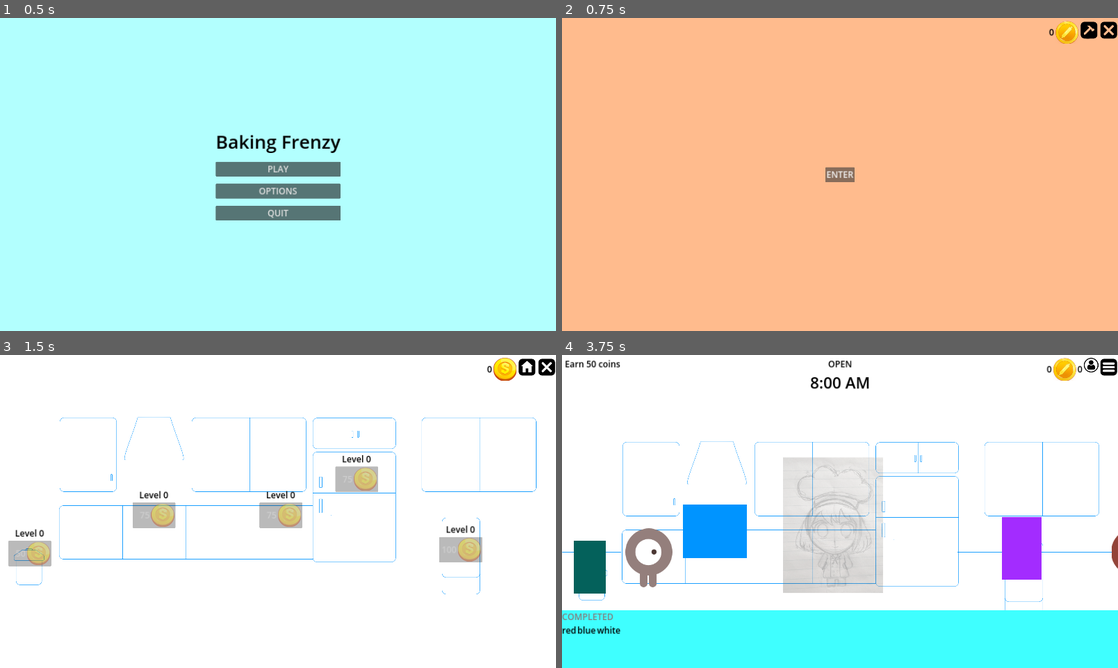
Above: before the commit, frames 1-4 (two rows, left to right).
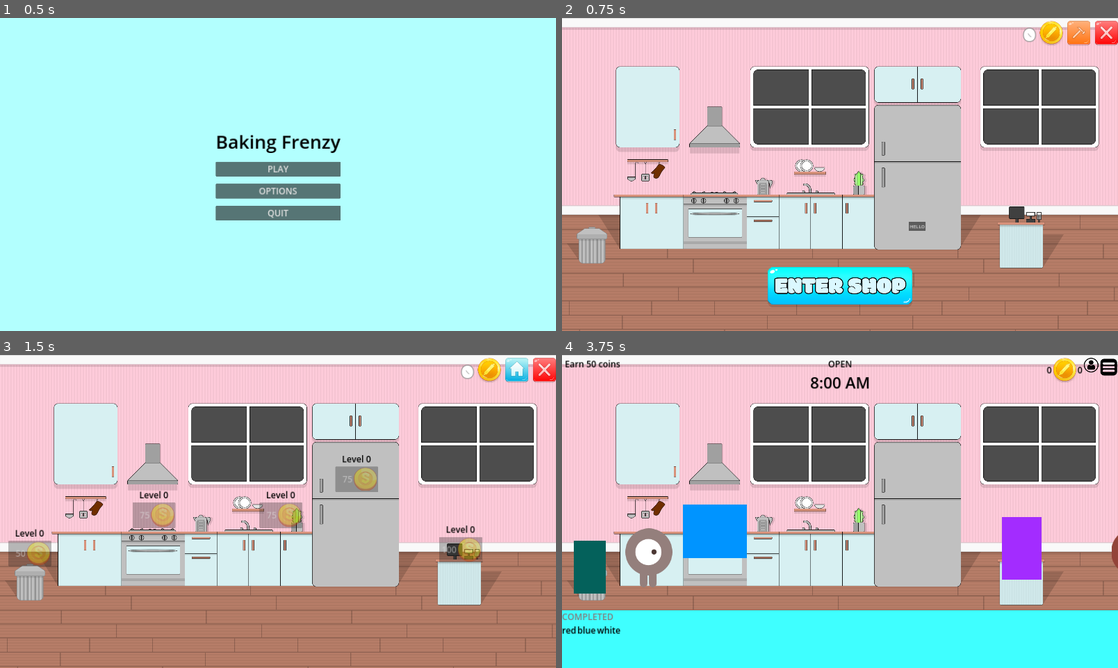
Above: after the commit, the same moments.

Repository: anj0la/BakingFrenzy
Game: Godot game, scene res://scenes/MainMenu.tscn
Same seed, same stepped clock (60 frames per second), same inputs: the game is played once before the commit and once after it. The project has no main scene, so this scene is started directly.
Inputs (mouse positions are in pixels of both pictures, inside the frame that each line leads up to; where the layout moved, square brackets give the same spot in the first picture):
- Up to frame 1 (0.5 s): no input
- Up to frame 2 (0.75 s): click "PLAY" at 0.5 s
- Up to frame 3 (1.5 s): click (517, 373) [528, 370] at 1.25 s
- Up to frame 4 (3.75 s): click (1079, 373) [1090, 370] at 2 s; click (840, 624) [840, 511] at 2.75 s; click "1" at 3.5 s

Frame 1 is identical in both runs. In frame 2, 100% of the frame differs, in the area x 0-100%, y 0-100%; in frame 3, 94%; in frame 4, 70%.

Commit message:
Updated level selection menu! Looking good so far.

Diff:
--- a/scenes/BakeryHub.tscn
+++ b/scenes/BakeryHub.tscn
@@ -1,10 +1,14 @@
-[gd_scene load_steps=6 format=3 uid="uid://cyawmxyy2slrs"]
+[gd_scene load_steps=10 format=3 uid="uid://cyawmxyy2slrs"]
 
 [ext_resource type="Script" path="res://BakeryHub.gd" id="1_gyl1f"]
 [ext_resource type="Resource" uid="uid://cfbsynjsw6ejt" path="res://resources/GameStats.tres" id="2_h4aom"]
+[ext_resource type="Texture2D" uid="uid://cns8anoy8ce7v" path="res://art/game_background_coloring.png" id="3_5en42"]
 [ext_resource type="Texture2D" uid="uid://bln6pr4hv72lf" path="res://art/bakery_coin.png" id="3_wy641"]
-[ext_resource type="Texture2D" uid="uid://dkrbt2piibats" path="res://art/build_icon.png" id="4_l26sq"]
-[ext_resource type="Texture2D" uid="uid://qbyx7brg113i" path="res://art/close_icon.png" id="5_jotiy"]
+[ext_resource type="Texture2D" uid="uid://ban2sebxm6gxu" path="res://art/enter_shop_button.png" id="4_8m8ki"]
+[ext_resource type="Texture2D" uid="uid://dw8pmqut844o3" path="res://art/build_button_80x80.png" id="4_fwadh"]
+[ext_resource type="Texture2D" uid="uid://fljjue430n1h" path="res://art/close_button_80x80.png" id="5_gego5"]
+[ext_resource type="Texture2D" uid="uid://dabms05ah0fau" path="res://art/highlighted_enter_shop_button.png" id="5_m8mo3"]
+[ext_resource type="FontFile" uid="uid://b0ws8x23iavyc" path="res://fonts/Modak-Regular.ttf" id="7_brrd7"]
 
 [node name="BakeryHub" type="Control"]
 layout_mode = 3
@@ -16,29 +20,47 @@
 script = ExtResource("1_gyl1f")
 game_stats = ExtResource("2_h4aom")
 
-[node name="ColorRect" type="ColorRect" parent="."]
+[node name="BakeryBackground" type="TextureRect" parent="."]
 layout_mode = 1
 anchors_preset = 15
 anchor_right = 1.0
 anchor_bottom = 1.0
 grow_horizontal = 2
 grow_vertical = 2
-color = Color(1, 0.733333, 0.552941, 1)
+texture = ExtResource("3_5en42")
+
+[node name="LevelSelectionButton" type="TextureButton" parent="."]
+layout_mode = 1
+anchors_preset = -1
+anchor_left = 0.5
+anchor_top = 0.925
+anchor_right = 0.5
+anchor_bottom = 0.925
+offset_left = -248.0
+offset_top = -129.0
+offset_right = 248.0
+grow_horizontal = 2
+grow_vertical = 0
+texture_normal = ExtResource("4_8m8ki")
+texture_hover = ExtResource("5_m8mo3")
 
 [node name="MenuStatsContainer" type="HBoxContainer" parent="."]
 layout_mode = 1
 anchors_preset = 1
 anchor_left = 1.0
 anchor_right = 1.0
-offset_left = -216.0
+offset_left = -326.0
 offset_top = 10.0
-offset_bottom = 74.0
+offset_bottom = 116.0
 grow_horizontal = 0
+theme_override_constants/separation = 15
 
 [node name="Coins" type="Label" parent="MenuStatsContainer"]
 layout_mode = 2
-theme_override_colors/font_color = Color(0, 0, 0, 1)
-theme_override_font_sizes/font_size = 30
+theme_override_colors/font_outline_color = Color(0.517184, 0.517184, 0.517184, 1)
+theme_override_constants/outline_size = 10
+theme_override_fonts/font = ExtResource("7_brrd7")
+theme_override_font_sizes/font_size = 70
 text = "0"
 
 [node name="CoinsImage" type="TextureRect" parent="MenuStatsContainer"]
@@ -48,28 +70,19 @@
 
 [node name="UpgradeButton" type="TextureButton" parent="MenuStatsContainer"]
 layout_mode = 2
-texture_normal = ExtResource("4_l26sq")
+texture_normal = ExtResource("4_fwadh")
 
 [node name="CloseButton" type="TextureButton" parent="MenuStatsContainer"]
 layout_mode = 2
-texture_normal = ExtResource("5_jotiy")
+texture_normal = ExtResource("5_gego5")
 
-[node name="LevelSelectionButton" type="Button" parent="."]
-layout_mode = 1
-anchors_preset = 8
-anchor_left = 0.5
-anchor_top = 0.5
-anchor_right = 0.5
-anchor_bottom = 0.5
-offset_left = -50.5
-offset_top = -25.0
-offset_right = 50.5
-offset_bottom = 25.0
-grow_horizontal = 2
-grow_vertical = 2
-theme_override_font_sizes/font_size = 30
-text = "ENTER"
+[node name="Button" type="Button" parent="."]
+layout_mode = 0
+offset_left = 1197.0
+offset_top = 703.0
+offset_right = 1256.0
+offset_bottom = 734.0
+text = "HELLO"
 
+[connection signal="pressed" from="LevelSelectionButton" to="." method="_on_level_selection_button_pressed"]
 [connection signal="pressed" from="MenuStatsContainer/UpgradeButton" to="." method="_on_upgrade_button_pressed"]
-[connection signal="pressed" from="MenuStatsContainer/CloseButton" to="." method="_on_close_button_pressed"]
-[connection signal="pressed" from="LevelSelectionButton" to="." method="_on_level_selection_button_pressed"]
--- a/scenes/Game.tscn
+++ b/scenes/Game.tscn
@@ -5,7 +5,7 @@
 [ext_resource type="PackedScene" uid="uid://du048arfkmk7" path="res://scenes/Player.tscn" id="3_5vw5y"]
 [ext_resource type="PackedScene" uid="uid://bgdmk5wd6i8uo" path="res://scenes/NPC.tscn" id="3_eot5w"]
 [ext_resource type="Resource" uid="uid://cfbsynjsw6ejt" path="res://resources/GameStats.tres" id="3_g56op"]
-[ext_resource type="Texture2D" uid="uid://cp4wjueo4f4t5" path="res://art/new_game_background.png" id="4_0aofs"]
+[ext_resource type="Texture2D" uid="uid://cns8anoy8ce7v" path="res://art/game_background_coloring.png" id="4_4w3xo"]
 [ext_resource type="PackedScene" uid="uid://dv4baml1twpu2" path="res://scenes/Oven.tscn" id="6_8y440"]
 [ext_resource type="PackedScene" uid="uid://wm64m4p8ix3d" path="res://scenes/SaleCounter.tscn" id="7_pwdfb"]
 [ext_resource type="PackedScene" uid="uid://dqfwvvi6rb8gb" path="res://scenes/HUD.tscn" id="8_660gl"]
@@ -27,9 +27,13 @@
 ingredient_scene = ExtResource("2_8ut5c")
 game_stats = ExtResource("3_g56op")
 
-[node name="Sprite2D" type="Sprite2D" parent="."]
-position = Vector2(960, 540)
-texture = ExtResource("4_0aofs")
+[node name="BakeryBackground" type="TextureRect" parent="."]
+anchors_preset = 15
+anchor_right = 1.0
+anchor_bottom = 1.0
+grow_horizontal = 2
+grow_vertical = 2
+texture = ExtResource("4_4w3xo")
 
 [node name="Floor" type="StaticBody2D" parent="."]
 position = Vector2(-8, 0)
--- a/scenes/LevelSelectionMenu.tscn
+++ b/scenes/LevelSelectionMenu.tscn
@@ -1,9 +1,14 @@
-[gd_scene load_steps=5 format=3 uid="uid://f5df00tq3x2u"]
+[gd_scene load_steps=10 format=3 uid="uid://f5df00tq3x2u"]
 
 [ext_resource type="Script" path="res://scripts/LevelSelectionMenu.gd" id="1_ahqkm"]
 [ext_resource type="Resource" uid="uid://cfbsynjsw6ejt" path="res://resources/GameStats.tres" id="2_yak52"]
 [ext_resource type="Texture2D" uid="uid://bwkjn3p5dcsvh" path="res://art/right_arrow_game_over.png" id="3_60ya5"]
+[ext_resource type="Texture2D" uid="uid://cyh37ioo5067j" path="res://art/level_selection_menu.png" id="3_nrnum"]
+[ext_resource type="Texture2D" uid="uid://dbunou3adffmn" path="res://art/0_stars_unlocked_button.png" id="4_2x15x"]
 [ext_resource type="Texture2D" uid="uid://3ntlyreascun" path="res://art/home_button_game_over.png" id="4_gibvi"]
+[ext_resource type="Texture2D" uid="uid://70gr7hx3s2cm" path="res://art/0_stars_locked_button.png" id="5_nb77f"]
+[ext_resource type="Texture2D" uid="uid://3d8bgnahw1ns" path="res://art/0_stars_unlocked__selected_button.png" id="5_y1gwv"]
+[ext_resource type="FontFile" uid="uid://b0ws8x23iavyc" path="res://fonts/Modak-Regular.ttf" id="6_7omk5"]
 
 [node name="LevelSelectionMenu" type="Control"]
 layout_mode = 3
@@ -15,103 +20,244 @@
 script = ExtResource("1_ahqkm")
 game_stats = ExtResource("2_yak52")
 
-[node name="ColorRect" type="ColorRect" parent="."]
-layout_mode = 1
-anchors_preset = 8
-anchor_left = 0.5
-anchor_top = 0.5
-anchor_right = 0.5
-anchor_bottom = 0.5
-offset_left = -576.0
+[node name="LevelMenuTexture" type="TextureRect" parent="."]
+layout_mode = 1
+anchors_preset = 8
+anchor_left = 0.5
+anchor_top = 0.5
+anchor_right = 0.5
+anchor_bottom = 0.5
+offset_left = -987.0
+offset_top = -540.0
+offset_right = 933.0
+offset_bottom = 540.0
+grow_horizontal = 2
+grow_vertical = 2
+texture = ExtResource("3_nrnum")
+
+[node name="LevelGridContainer" type="GridContainer" parent="."]
+layout_mode = 1
+anchors_preset = -1
+anchor_left = 0.5
+anchor_top = 0.625
+anchor_right = 0.5
+anchor_bottom = 0.625
+offset_left = -430.0
 offset_top = -324.0
-offset_right = 576.0
-offset_bottom = 324.0
-grow_horizontal = 2
-grow_vertical = 2
-color = Color(1, 0.666667, 0.698039, 1)
-
-[node name="LevelGridContainer" type="GridContainer" parent="."]
-layout_mode = 1
-anchors_preset = 8
-anchor_left = 0.5
-anchor_top = 0.5
-anchor_right = 0.5
-anchor_bottom = 0.5
-offset_left = -375.0
-offset_top = -324.0
-offset_right = 375.0
-offset_bottom = 324.0
+offset_right = 430.0
+offset_bottom = 104.0
 grow_horizontal = 2
 grow_vertical = 2
 theme_override_constants/h_separation = 20
+theme_override_constants/v_separation = 20
 columns = 4
 
-[node name="Level1" type="Button" parent="LevelGridContainer"]
-layout_mode = 2
-theme_override_font_sizes/font_size = 150
-text = " 1 "
-
-[node name="Level2" type="Button" parent="LevelGridContainer"]
-layout_mode = 2
-theme_override_font_sizes/font_size = 150
-text = " 2 "
-
-[node name="Level3" type="Button" parent="LevelGridContainer"]
-layout_mode = 2
-theme_override_font_sizes/font_size = 150
-text = " 3 "
-
-[node name="Level4" type="Button" parent="LevelGridContainer"]
-layout_mode = 2
-theme_override_font_sizes/font_size = 150
-text = " 4 "
-
-[node name="Level5" type="Button" parent="LevelGridContainer"]
-layout_mode = 2
-theme_override_font_sizes/font_size = 150
-text = " 5 "
-
-[node name="Level6" type="Button" parent="LevelGridContainer"]
-layout_mode = 2
-theme_override_font_sizes/font_size = 150
-text = " 6 "
-
-[node name="Level7" type="Button" parent="LevelGridContainer"]
-layout_mode = 2
-theme_override_font_sizes/font_size = 150
-text = " 7 "
-
-[node name="Level8" type="Button" parent="LevelGridContainer"]
-layout_mode = 2
-theme_override_font_sizes/font_size = 150
-text = " 8 "
-
-[node name="Level9" type="Button" parent="LevelGridContainer"]
-layout_mode = 2
-theme_override_font_sizes/font_size = 150
-text = " 9 "
-
-[node name="Level10" type="Button" parent="LevelGridContainer"]
-layout_mode = 2
-theme_override_font_sizes/font_size = 150
-text = "10"
-
-[node name="Level11" type="Button" parent="LevelGridContainer"]
-layout_mode = 2
-theme_override_font_sizes/font_size = 150
-text = "11"
-
-[node name="Level12" type="Button" parent="LevelGridContainer"]
-layout_mode = 2
-theme_override_font_sizes/font_size = 150
-text = "12"
+[node name="Level1" type="TextureButton" parent="LevelGridContainer"]
+layout_mode = 2
+texture_normal = ExtResource("4_2x15x")
+texture_hover = ExtResource("5_y1gwv")
+texture_disabled = ExtResource("5_nb77f")
+
+[node name="LevelLabel" type="Label" parent="LevelGridContainer/Level1"]
+layout_mode = 1
+anchors_preset = 8
+anchor_left = 0.5
+anchor_top = 0.5
+anchor_right = 0.5
+anchor_bottom = 0.5
+offset_left = -20.0
+offset_top = -76.0
+offset_right = 20.0
+offset_bottom = 76.0
+grow_horizontal = 2
+grow_vertical = 2
+theme_override_constants/outline_size = 10
+theme_override_fonts/font = ExtResource("6_7omk5")
+theme_override_font_sizes/font_size = 100
+text = "1"
+horizontal_alignment = 1
+
+[node name="Level2" type="TextureButton" parent="LevelGridContainer"]
+layout_mode = 2
+texture_normal = ExtResource("4_2x15x")
+texture_hover = ExtResource("5_y1gwv")
+texture_disabled = ExtResource("5_nb77f")
+
+[node name="LevelLabel" type="Label" parent="LevelGridContainer/Level2"]
+layout_mode = 1
+anchors_preset = 8
+anchor_left = 0.5
+anchor_top = 0.5
+anchor_right = 0.5
+anchor_bottom = 0.5
+offset_left = -20.0
+offset_top = -76.0
+offset_right = 20.0
+offset_bottom = 76.0
+grow_horizontal = 2
+grow_vertical = 2
+theme_override_constants/outline_size = 10
+theme_override_fonts/font = ExtResource("6_7omk5")
+theme_override_font_sizes/font_size = 100
+text = "2"
+horizontal_alignment = 1
+
+[node name="Level3" type="TextureButton" parent="LevelGridContainer"]
+layout_mode = 2
+texture_normal = ExtResource("4_2x15x")
+texture_hover = ExtResource("5_y1gwv")
+texture_disabled = ExtResource("5_nb77f")
+
+[node name="LevelLabel" type="Label" parent="LevelGridContainer/Level3"]
+layout_mode = 1
+anchors_preset = 8
+anchor_left = 0.5
+anchor_top = 0.5
+anchor_right = 0.5
+anchor_bottom = 0.5
+offset_left = -20.0
+offset_top = -76.0
+offset_right = 20.0
+offset_bottom = 76.0
+grow_horizontal = 2
+grow_vertical = 2
+theme_override_constants/outline_size = 10
+theme_override_fonts/font = ExtResource("6_7omk5")
+theme_override_font_sizes/font_size = 100
+text = "3"
+horizontal_alignment = 1
+
+[node name="Level4" type="TextureButton" parent="LevelGridContainer"]
+layout_mode = 2
+texture_normal = ExtResource("4_2x15x")
+texture_hover = ExtResource("5_y1gwv")
+texture_disabled = ExtResource("5_nb77f")
+
+[node name="LevelLabel" type="Label" parent="LevelGridContainer/Level4"]
+layout_mode = 1
+anchors_preset = 8
+anchor_left = 0.5
+anchor_top = 0.5
+anchor_right = 0.5
+anchor_bottom = 0.5
+offset_left = -20.0
+offset_top = -76.0
+offset_right = 20.0
+offset_bottom = 76.0
+grow_horizontal = 2
+grow_vertical = 2
+theme_override_constants/outline_size = 10
+theme_override_fonts/font = ExtResource("6_7omk5")
+theme_override_font_sizes/font_size = 100
+text = "4"
+horizontal_alignment = 1
+
+[node name="Level5" type="TextureButton" parent="LevelGridContainer"]
+layout_mode = 2
+texture_normal = ExtResource("4_2x15x")
+texture_hover = ExtResource("5_y1gwv")
+texture_disabled = ExtResource("5_nb77f")
+
+[node name="LevelLabel" type="Label" parent="LevelGridContainer/Level5"]
+layout_mode = 1
+anchors_preset = 8
+anchor_left = 0.5
+anchor_top = 0.5
+anchor_right = 0.5
+anchor_bottom = 0.5
+offset_left = -20.0
+offset_top = -76.0
+offset_right = 20.0
+offset_bottom = 76.0
+grow_horizontal = 2
+grow_vertical = 2
+theme_override_constants/outline_size = 10
+theme_override_fonts/font = ExtResource("6_7omk5")
+theme_override_font_sizes/font_size = 100
+text = "5"
+horizontal_alignment = 1
+
+[node name="Level6" type="TextureButton" parent="LevelGridContainer"]
+layout_mode = 2
+texture_normal = ExtResource("4_2x15x")
+texture_hover = ExtResource("5_y1gwv")
+texture_disabled = ExtResource("5_nb77f")
+
+[node name="LevelLabel" type="Label" parent="LevelGridContainer/Level6"]
+layout_mode = 1
+anchors_preset = 8
+anchor_left = 0.5
+anchor_top = 0.5
+anchor_right = 0.5
+anchor_bottom = 0.5
+offset_left = -20.0
+offset_top = -76.0
+offset_right = 20.0
+offset_bottom = 76.0
+grow_horizontal = 2
+grow_vertical = 2
+theme_override_constants/outline_size = 10
+theme_override_fonts/font = ExtResource("6_7omk5")
+theme_override_font_sizes/font_size = 100
+text = "6"
+horizontal_alignment = 1
+
+[node name="Level7" type="TextureButton" parent="LevelGridContainer"]
+layout_mode = 2
+texture_normal = ExtResource("4_2x15x")
+texture_hover = ExtResource("5_y1gwv")
+texture_disabled = ExtResource("5_nb77f")
+
+[node name="LevelLabel" type="Label" parent="LevelGridContainer/Level7"]
+layout_mode = 1
+anchors_preset = 8
+anchor_left = 0.5
+anchor_top = 0.5
+anchor_right = 0.5
+anchor_bottom = 0.5
+offset_left = -20.0
+offset_top = -76.0
+offset_right = 20.0
+offset_bottom = 76.0
+grow_horizontal = 2
+grow_vertical = 2
+theme_override_constants/outline_size = 10
+theme_override_fonts/font = ExtResource("6_7omk5")
+theme_override_font_sizes/font_size = 100
+text = "7"
+horizontal_alignment = 1
+
+[node name="Level8" type="TextureButton" parent="LevelGridContainer"]
+layout_mode = 2
+texture_normal = ExtResource("4_2x15x")
+texture_hover = ExtResource("5_y1gwv")
+texture_disabled = ExtResource("5_nb77f")
+
+[node name="LevelLabel" type="Label" parent="LevelGridContainer/Level8"]
+layout_mode = 1
+anchors_preset = 8
+anchor_left = 0.5
+anchor_top = 0.5
+anchor_right = 0.5
+anchor_bottom = 0.5
+offset_left = -20.0
+offset_top = -76.0
+offset_right = 20.0
+offset_bottom = 76.0
+grow_horizontal = 2
+grow_vertical = 2
+theme_override_constants/outline_size = 10
+theme_override_fonts/font = ExtResource("6_7omk5")
+theme_override_font_sizes/font_size = 100
+text = "8"
+horizontal_alignment = 1
 
 [node name="NextButton" type="TextureButton" parent="."]
 layout_mode = 1
 anchors_preset = -1
-anchor_left = 0.75
-anchor_top = 0.5
-anchor_right = 0.75
+anchor_left = 0.8
+anchor_top = 0.5
+anchor_right = 0.8
 anchor_bottom = 0.5
 offset_left = -64.0
 offset_top = -32.0
@@ -123,7 +269,7 @@
 [node name="PrevButton" type="TextureButton" parent="."]
 layout_mode = 1
 anchors_preset = -1
-anchor_left = 0.25
+anchor_left = 0.2
 anchor_top = 0.5
 anchor_right = 0.25
 anchor_bottom = 0.5
@@ -138,9 +284,9 @@
 layout_mode = 1
 anchors_preset = -1
 anchor_left = 0.5
-anchor_top = 0.9
-anchor_right = 0.5
-anchor_bottom = 0.9
+anchor_top = 0.85
+anchor_right = 0.5
+anchor_bottom = 0.85
 offset_left = -32.0
 offset_top = -64.0
 offset_right = 32.0
@@ -148,4 +294,21 @@
 grow_vertical = 0
 texture_normal = ExtResource("4_gibvi")
 
+[node name="Label" type="Label" parent="."]
+layout_mode = 1
+anchors_preset = -1
+anchor_left = 0.5
+anchor_top = 0.09
+anchor_right = 0.5
+anchor_bottom = 0.09
+offset_left = -407.5
+offset_right = 407.5
+offset_bottom = 167.0
+grow_horizontal = 2
+theme_override_constants/outline_size = 10
+theme_override_fonts/font = ExtResource("6_7omk5")
+theme_override_font_sizes/font_size = 110
+text = "SELECT LEVEL"
+horizontal_alignment = 1
+
 [connection signal="pressed" from="HomeButton" to="." method="_on_home_button_pressed"]
--- a/scenes/UpgradeHub.tscn
+++ b/scenes/UpgradeHub.tscn
@@ -1,11 +1,13 @@
-[gd_scene load_steps=7 format=3 uid="uid://cis7biqpxt55a"]
-
-[ext_resource type="Texture2D" uid="uid://cl3afyaiaw7yt" path="res://art/game_background_outline.png" id="1_7nonl"]
+[gd_scene load_steps=9 format=3 uid="uid://cis7biqpxt55a"]
+
 [ext_resource type="Script" path="res://scripts/UpgradeHub.gd" id="1_hbg0o"]
 [ext_resource type="Resource" uid="uid://cfbsynjsw6ejt" path="res://resources/GameStats.tres" id="2_jss0f"]
+[ext_resource type="Texture2D" uid="uid://cns8anoy8ce7v" path="res://art/game_background_coloring.png" id="3_uugsp"]
 [ext_resource type="Texture2D" uid="uid://dmd8bi6t15j6f" path="res://art/gold_coin.png" id="4_rq02n"]
-[ext_resource type="Texture2D" uid="uid://ctsnd2j2xy65y" path="res://art/home.png" id="5_bq0pg"]
-[ext_resource type="Texture2D" uid="uid://qbyx7brg113i" path="res://art/close_icon.png" id="6_54jms"]
+[ext_resource type="Texture2D" uid="uid://bln6pr4hv72lf" path="res://art/bakery_coin.png" id="5_3oheu"]
+[ext_resource type="FontFile" uid="uid://b0ws8x23iavyc" path="res://fonts/Modak-Regular.ttf" id="5_r0pqc"]
+[ext_resource type="Texture2D" uid="uid://cyxpmp222tju5" path="res://art/home_button_80x80.png" id="6_vjr2r"]
+[ext_resource type="Texture2D" uid="uid://fljjue430n1h" path="res://art/close_button_80x80.png" id="7_26v7c"]
 
 [node name="UpgradeHub" type="Control"]
 layout_mode = 3
@@ -17,9 +19,14 @@
 script = ExtResource("1_hbg0o")
 game_stats = ExtResource("2_jss0f")
 
-[node name="Sprite2D" type="Sprite2D" parent="."]
-position = Vector2(960, 540)
-texture = ExtResource("1_7nonl")
+[node name="BakeryBackground" type="TextureRect" parent="."]
+layout_mode = 1
+anchors_preset = 15
+anchor_right = 1.0
+anchor_bottom = 1.0
+grow_horizontal = 2
+grow_vertical = 2
+texture = ExtResource("3_uugsp")
 
 [node name="SaleCounter" type="VBoxContainer" parent="."]
 layout_mode = 1
@@ -169,25 +176,28 @@
 offset_top = 10.0
 offset_bottom = 74.0
 grow_horizontal = 0
+theme_override_constants/separation = 15
 
 [node name="Coins" type="Label" parent="MenuStatsContainer"]
 layout_mode = 2
-theme_override_colors/font_color = Color(0, 0, 0, 1)
-theme_override_font_sizes/font_size = 30
+theme_override_colors/font_outline_color = Color(0.517184, 0.517184, 0.517184, 1)
+theme_override_constants/outline_size = 10
+theme_override_fonts/font = ExtResource("5_r0pqc")
+theme_override_font_sizes/font_size = 70
 text = "0"
 
 [node name="CoinsImage" type="TextureRect" parent="MenuStatsContainer"]
 layout_mode = 2
-texture = ExtResource("4_rq02n")
+texture = ExtResource("5_3oheu")
 stretch_mode = 2
 
 [node name="HomeButton" type="TextureButton" parent="MenuStatsContainer"]
 layout_mode = 2
-texture_normal = ExtResource("5_bq0pg")
+texture_normal = ExtResource("6_vjr2r")
 
 [node name="CloseButton" type="TextureButton" parent="MenuStatsContainer"]
 layout_mode = 2
-texture_normal = ExtResource("6_54jms")
+texture_normal = ExtResource("7_26v7c")
 
 [connection signal="pressed" from="MenuStatsContainer/HomeButton" to="." method="_on_home_button_pressed"]
 [connection signal="pressed" from="MenuStatsContainer/CloseButton" to="." method="_on_close_button_pressed"]
--- a/scripts/LevelSelectionMenu.gd
+++ b/scripts/LevelSelectionMenu.gd
@@ -3,8 +3,8 @@
 @export var game_stats: Resource
 
 ## NOTE: Need to get information on levels.
-const LEVELS_PER_PAGE: int = 12
-const MAX_LEVEL: int = 60
+const LEVELS_PER_PAGE: int = 8
+const MAX_LEVEL: int = 40
 var current_page: int
 
 # Called when the node enters the scene tree for the first time.
@@ -26,8 +26,16 @@
 		var level_index = start_index + i
 		var level_data = game_stats.level_info["day_" + str(level_index)]
 		var button = $LevelGridContainer.get_child(i)
-		button.text = str(level_index)  # Display level number on the button
+		var label = button.get_child(0)
+		label.text = str(level_index)  # Display level number on the button
 		button.disabled = level_data["locked"]
+
+		# Update the button texture (if disabled).
+		if not button.disabled:
+			var normal_image_path = "res://art/" + str(level_data["stars_collected"]) + "_stars_unlocked_button.png"
+			var highlighted_image_path = "res://art/" + str(level_data["stars_collected"]) + "_stars_unlocked__selected_button.png"
+			button.texture_normal = load(normal_image_path)
+			button.texture_hover = load(highlighted_image_path)
 
 		# Connect the button signal to handle level selection.
 		if button.pressed.is_connected(_on_button_pressed):
Binary file added: art/0_stars_locked_button.png
Not shown, added: art/0_stars_locked_button.png.import
Binary file added: art/0_stars_unlocked__selected_button.png
Not shown, added: art/0_stars_unlocked__selected_button.png.import
Binary file added: art/0_stars_unlocked_button.png
Not shown, added: art/0_stars_unlocked_button.png.import
Binary file added: art/1_stars_unlocked__selected_button.png
Not shown, added: art/1_stars_unlocked__selected_button.png.import
Binary file added: art/1_stars_unlocked_button.png
Not shown, added: art/1_stars_unlocked_button.png.import
Binary file added: art/2_stars_unlocked__selected_button.png
Not shown, added: art/2_stars_unlocked__selected_button.png.import
(and 32 more such lines)
